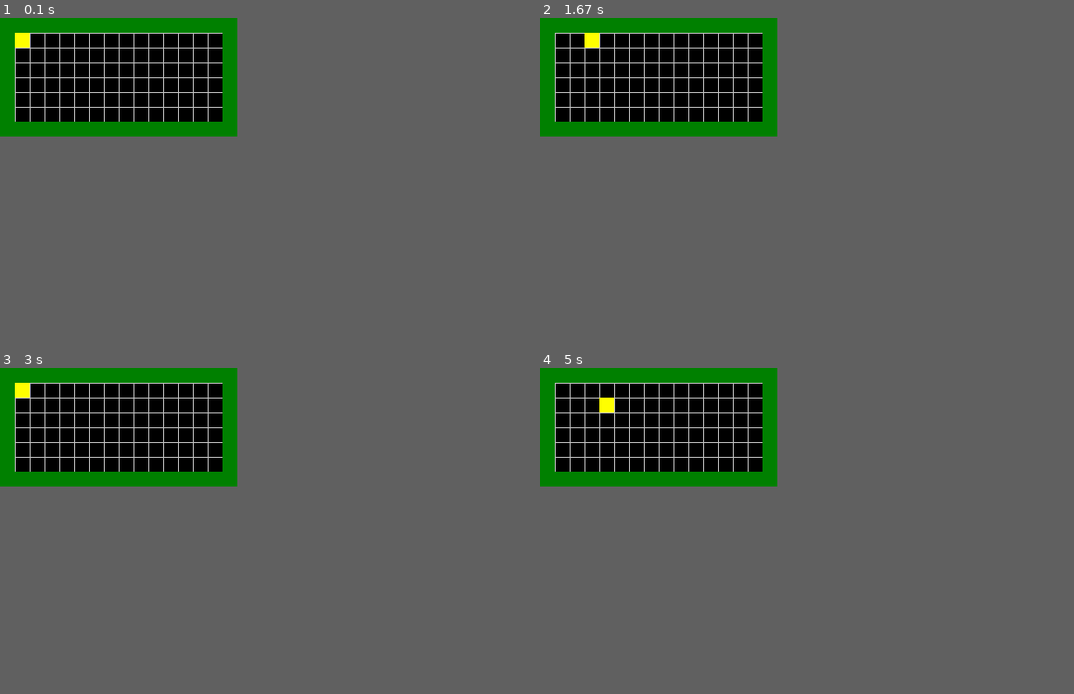
Above: before the commit, frames 1-4 (two rows, left to right).
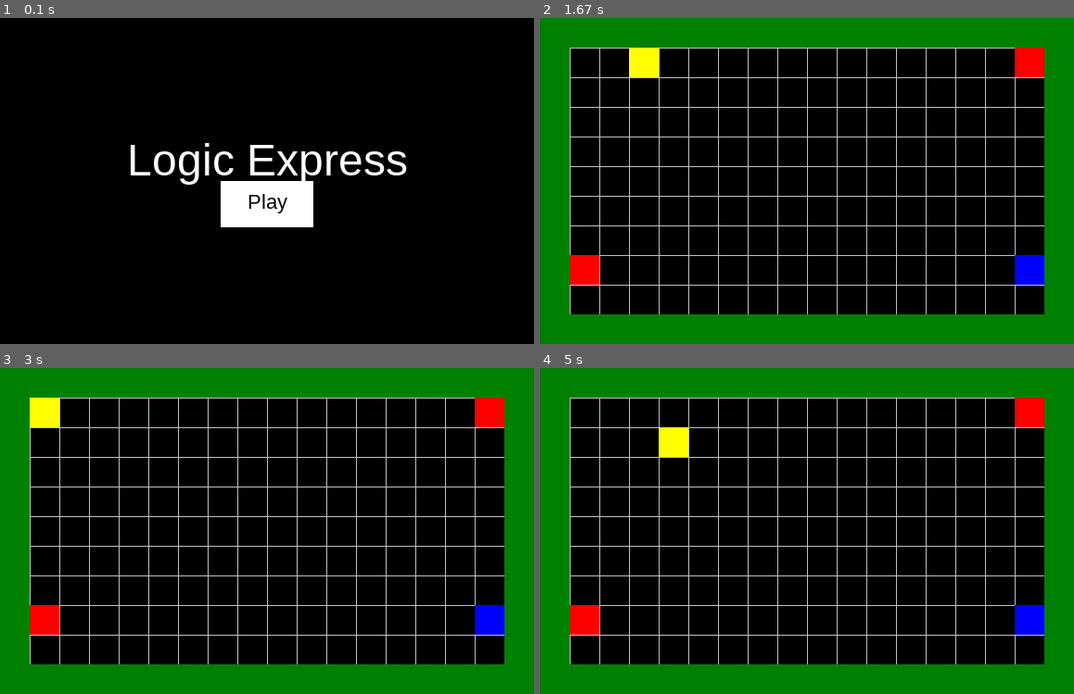
Above: after the commit, the same moments.

Repository: Abdul-MughisA/AAM-Project
Game: pygame game, started from Python/NEW/main.py
The game is run twice, just before and just after one commit, with the same random seed, the same clock (stepped at 60 frames per second) and the same inputs.
Inputs (mouse positions are in pixels of both pictures, inside the frame that each line leads up to):
- Up to frame 1 (0.1 s): no input
- Up to frame 2 (1.67 s): click (807, 203) at 0.38 s, where only the run after the commit has a clickable "Play"; hold Right 0.67-1.13 s; move the mouse to (785, 194) at 0.7 s; hold Up 1.17-1.47 s; hold Right from 1.5 s (still down)
- Up to frame 3 (3 s): release Right at 1.97 s; hold Left 2-2.53 s; hold Down 2.57-2.87 s; tap W at 2.9 s
- Up to frame 4 (5 s): hold Right 4.07-4.7 s; hold Down from 4.73 s (still down)
The window is 256x128 before the commit and 576x352 after it. Grey fills any space a smaller window leaves; there, only what the larger window draws over its background counts as a difference.

The runs differ from the first frame. In frame 1, 11% of the frame differs, in the area x 0-77%, y 0-65%; in frame 2, 33%; in frame 3, 33%; in frame 4, 33%, in the area x 0-100%, y 0-100%.

Commit message:
Highlight on click

Diff:
--- a/Python/NEW/main.py
+++ b/Python/NEW/main.py
@@ -10,6 +10,7 @@
     def __init__(self):
         # initialises the game window
         self.running = True
+        self.level = 1
         pygame.init()
         pygame.mixer.init() # initialise sound
         self.screen = pygame.display.set_mode((WIDTH, HEIGHT))
@@ -23,7 +24,8 @@
         game_folder = path.dirname(__file__) # sets the map data
         self.map_data = []  # map data stored in this variable
         # copies data from map file into variable
-        with open(path.join(game_folder, 'map.txt'), 'rt') as f:
+        map_file = path.join(game_folder, f"map{self.level}.txt")
+        with open(map_file, 'rt') as f:
             for line in f:
                 self.map_data.append(line)
 
@@ -32,13 +34,18 @@
         # creates all objects
         self.all_sprites = pygame.sprite.Group()
         self.walls = pygame.sprite.Group()
-        self.player = Player(self, 7, 7)
+        self.obstacles = pygame.sprite.Group()
+        self.flags = pygame.sprite.Group()
         for row, tiles in enumerate(self.map_data):
             for col, tile in enumerate(tiles):
                 if tile == '1':
                     Wall(self, col, row)
                 if tile == 'P':
                     self.player = Player(self, col, row)
+                if tile == 'A':
+                    Obstacle(self, col, row)
+                if tile == 'X':
+                    Flag(self, col, row)
         self.run() # game runs every time it is called
 
 
@@ -87,16 +94,74 @@
 
         pygame.display.flip()
 
+    def wait_for_click(self, button_rect):
+        waiting = True
+        while waiting:
+            self.clock.tick(FPS)
+            for event in pygame.event.get():
+                if event.type == pygame.QUIT:
+                    waiting = False
+                    self.running = False
+                    return False
+                if event.type == pygame.MOUSEBUTTONDOWN:
+                    if button_rect.collidepoint(event.pos):
+                        return True
+
+    def wait_for_key(self):
+        waiting = True
+        while waiting:
+            self.clock.tick(FPS)
+            for event in pygame.event.get():
+                if event.type == pygame.QUIT:
+                    waiting = False
+                    self.running = False
+                    return False
+                if event.type == pygame.KEYDOWN:
+                    return True
+
+    def draw_text(self, text, size, colour, x, y):
+        font = pygame.font.Font(pygame.font.match_font('arial'), size)
+        text_surface = font.render(text, True, colour)
+        text_rect = text_surface.get_rect()
+        text_rect.midtop = (x, y)
+        self.screen.blit(text_surface, text_rect)
+
     def show_start_screen(self):
-        pass
+        play_button = pygame.Rect(WIDTH / 2 - 50, HEIGHT / 2, 100, 50)
+        while True:
+            self.screen.fill(BLACK)
+            self.draw_text(TITLE, 48, WHITE, WIDTH / 2, HEIGHT / 2 - 50)
+
+            mous_pos = pygame.mouse.get_pos()
+            if play_button.collidepoint(mous_pos):
+                pygame.draw.rect(self.screen, GREY, play_button)
+            else:
+                pygame.draw.rect(self.screen, WHITE, play_button)
+
+            self.draw_text("Play", 22, BLACK, WIDTH / 2, HEIGHT / 2 + 10)
+            pygame.display.flip()
+
+            for event in pygame.event.get():
+                if event.type == pygame.QUIT:
+                    self.running = False
+                    return False
+                if event.type == pygame.MOUSEBUTTONDOWN:
+                    if play_button.collidepoint(event.pos):
+                        return True
+            self.clock.tick(FPS)
 
     def show_gameover_screen(self):
-        pass
+        self.screen.fill(BLACK)
+        self.draw_text("GAME OVER", 48, WHITE, WIDTH / 2, HEIGHT / 4)
+        self.draw_text("Press any key to play again", 22, WHITE, WIDTH / 2, HEIGHT / 2)
+        pygame.display.flip()
+        return self.wait_for_key()
 
 game = Game()
-game.show_start_screen()
 while game.running:
-    game.new()
-    game.show_gameover_screen()
+    playing = game.show_start_screen()
+    while playing and game.running:
+        game.new()
+        playing = game.show_gameover_screen()
 
 pygame.quit()
--- a/Python/NEW/map.txt
+++ /dev/null
@@ -1,8 +0,0 @@
-1111111111111111
-1P.............1
-1..............1
-1..............1
-1..............1
-1..............1
-1..............1
-1111111111111111
--- /dev/null
+++ b/Python/NEW/map1.txt
@@ -0,0 +1,11 @@
+111111111111111111
+1P..............A1
+1................1
+1................1
+1................1
+1................1
+1................1
+1................1
+1A..............X1
+1................1
+111111111111111111
--- /dev/null
+++ b/Python/NEW/map2.txt
@@ -0,0 +1,11 @@
+111111111111111111
+1P...............1
+1................1
+1................1
+1................1
+1................1
+1................1
+1.............X..1
+1................1
+1................1
+111111111111111111
--- a/Python/NEW/map_info.txt
+++ b/Python/NEW/map_info.txt
@@ -1,3 +1,5 @@
 . - ignored
 1 - wall
 P - player
+A - obstacle type A
+X - flag
--- a/Python/NEW/settings.py
+++ b/Python/NEW/settings.py
@@ -15,12 +15,15 @@
 TEAL = (0, 128, 128)
 NAVY = (0, 0, 128)
 
-TITLE = "NEW GAME"
-WIDTH = 256
-HEIGHT = 128
+TITLE = "Logic Express"
+
 FPS = 60
 BGCOLOUR = GREY
 
-TILESIZE = 16
+TILESIZE = 32
+
+WIDTH = 18 * TILESIZE
+HEIGHT =  11 * TILESIZE
+
 GRIDWIDTH = WIDTH / TILESIZE
 GRIDHEIGHT = HEIGHT / TILESIZE
--- a/Python/NEW/sprites.py
+++ b/Python/NEW/sprites.py
@@ -14,14 +14,30 @@
 
     # d variables set to 0 when they are unspecified
     def move(self, dx=0, dy=0):
-        if not self.collide_with_walls(dx, dy):
+        if not self.collide_with_walls(dx, dy) and not self.collide_with_obstacles(dx, dy):
             self.x += dx
             self.y += dy
+            if self.collide_with_flag():
+                self.game.level += 1
+                self.game.load_data()
+                self.game.new()
 
     # checks peeks ahead to walls, and does not move if wall found
     def collide_with_walls(self, dx=0, dy=0):
         for wall in self.game.walls:
             if wall.x == self.x + dx and wall.y == self.y + dy:
+                return True
+        return False
+
+    def collide_with_obstacles(self, dx=0, dy=0):
+        for obstacle in self.game.obstacles:
+            if obstacle.x == self.x + dx and obstacle.y == self.y + dy:
+                return True
+        return False
+
+    def collide_with_flag(self):
+        for flag in self.game.flags:
+            if flag.x == self.x and flag.y == self.y:
                 return True
         return False
 
@@ -43,3 +59,33 @@
         # when object made, pass TILE as argument, not pixel
         self.rect.x = x * TILESIZE
         self.rect.y = y * TILESIZE
+
+class Obstacle(pygame.sprite.Sprite):
+    def __init__(self, game, x, y):
+        self.groups = game.all_sprites, game.obstacles
+        pygame.sprite.Sprite.__init__(self, self.groups)
+        self.game = game
+        self.image = pygame.Surface((TILESIZE, TILESIZE))
+        self.image.fill(RED)
+        self.rect = self.image.get_rect()
+        self.x = x
+        self.y = y
+
+        # when object made, pass TILE as argument, not pixel
+        self.rect.x = x * TILESIZE
+        self.rect.y = y * TILESIZE
+
+class Flag(pygame.sprite.Sprite):
+    def __init__(self, game, x, y):
+        self.groups = game.all_sprites, game.flags
+        pygame.sprite.Sprite.__init__(self, self.groups)
+        self.game = game
+        self.image = pygame.Surface((TILESIZE, TILESIZE))
+        self.image.fill(BLUE)
+        self.rect = self.image.get_rect()
+        self.x = x
+        self.y = y
+
+        # when object made, pass TILE as argument, not pixel
+        self.rect.x = x * TILESIZE
+        self.rect.y = y * TILESIZE
